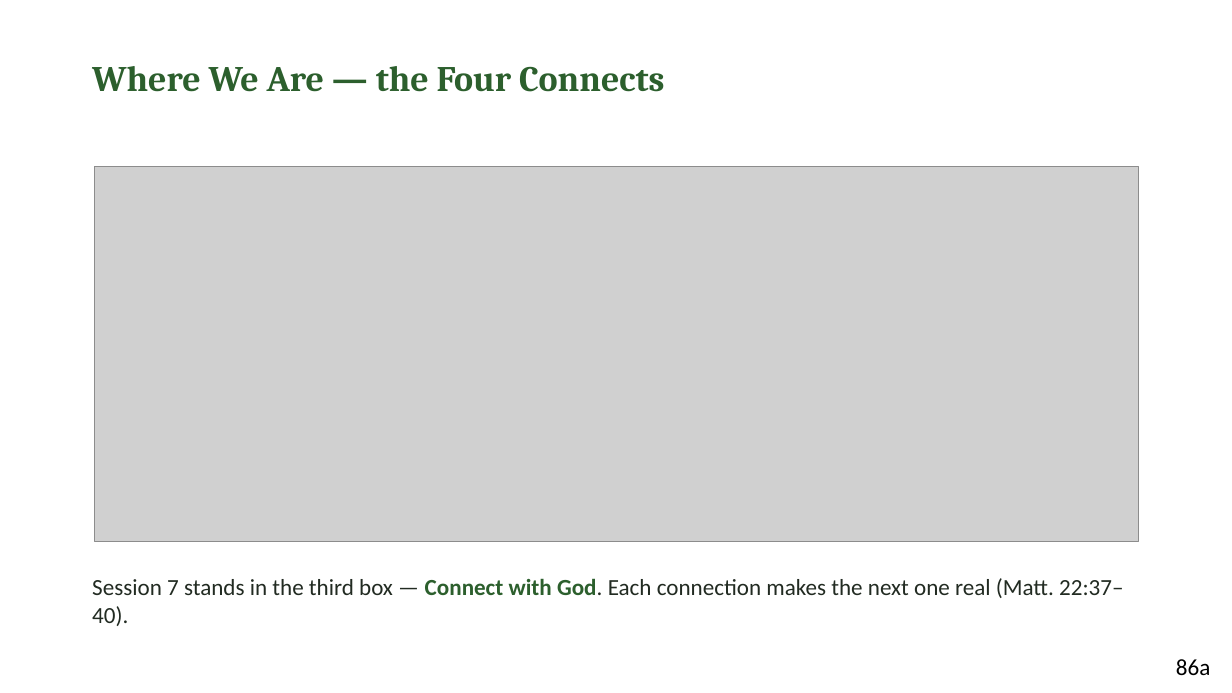
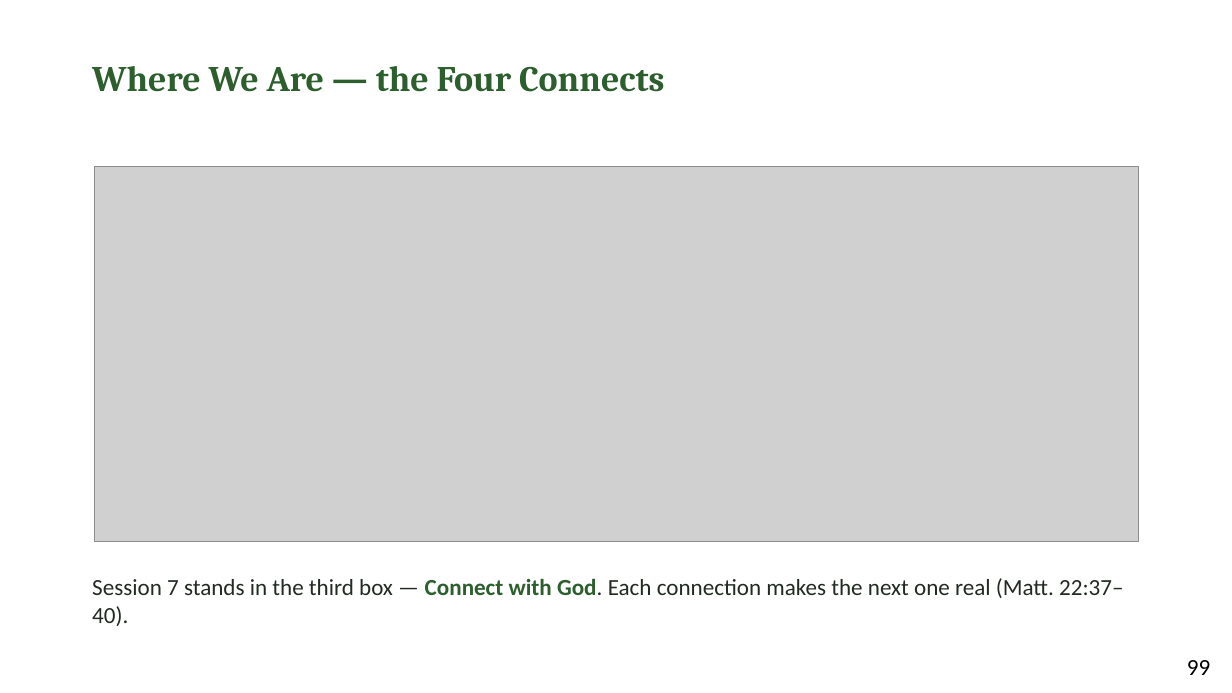
Before and after one commit to jgtittle-ministries/fellowship-of-the-heart-pilot-at-cca-dev, a slide deck: slide 3 of _implementation-notes/evening-series/FotH Evening Session 7 Slides DRAFT v1.pptx. Drawn at 1232x693 pixels with LibreOffice and Linux fonts; fonts in the diff are those of the drawing; grey boxes stand for pictures. Boxes give left, top, right and bottom in pixels: in the first picture for what was removed or moved away, otherwise in the second. Text is boxed around its words. In the diff, an @@ line names an element or a change of style, - is before the commit and + after.

```diff
--- a/_implementation-notes/evening-series/FotH Evening Session 7 Slides DRAFT v1.pptx
+++ b/_implementation-notes/evening-series/FotH Evening Session 7 Slides DRAFT v1.pptx
@@ text at box(1187, 660, 1210, 675): text changed @@
-86a
+99
```
Also in this commit, not shown: 16 other slides changed, 23 other files.
